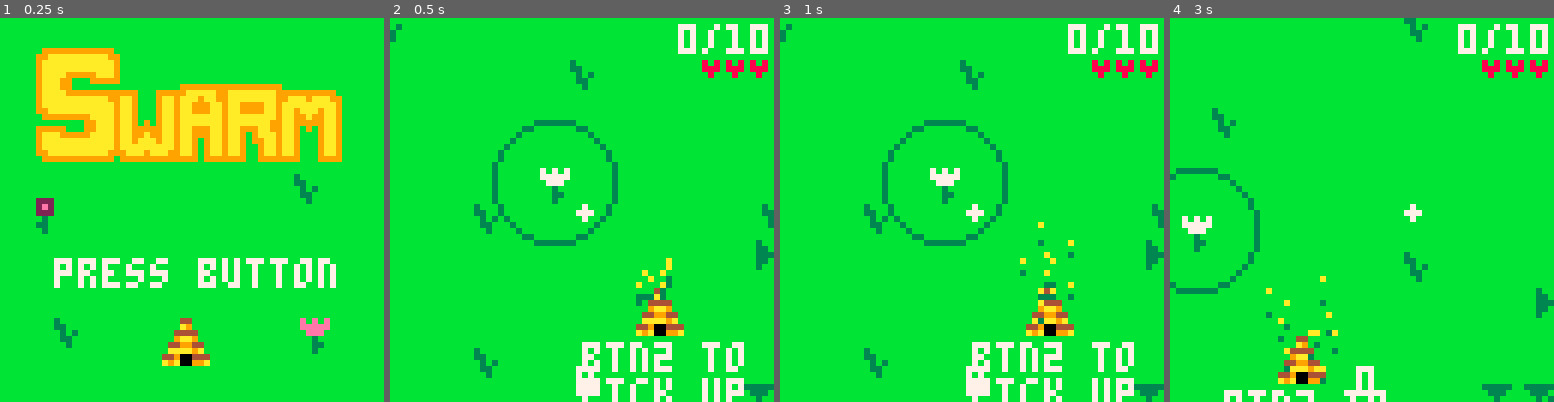
Above: before the commit, frames 1-4 (left to right).
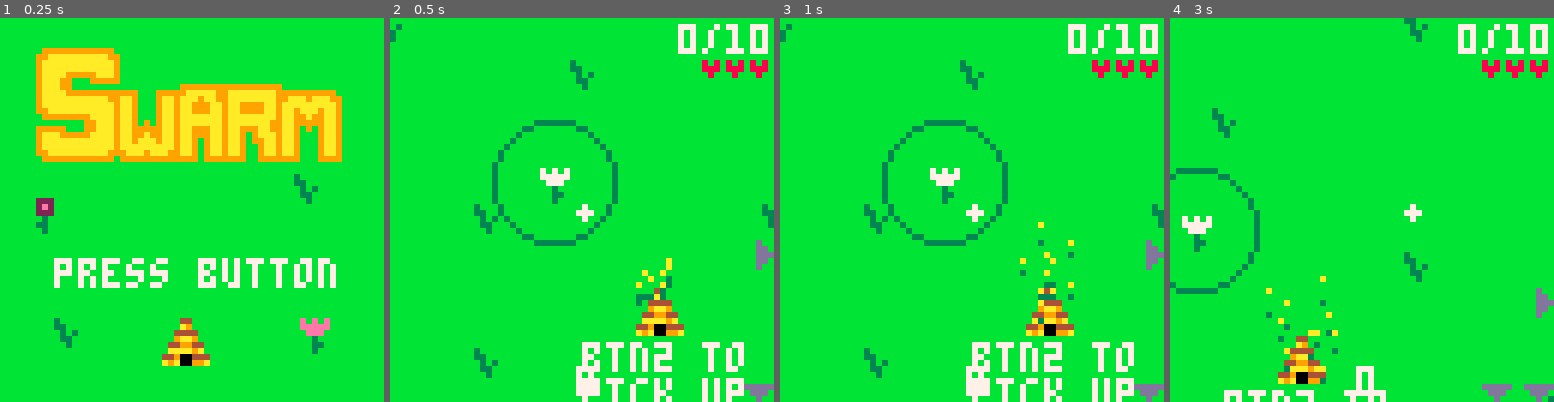
Above: after the commit, the same moments.

Repository: greysonp/swarm
Game: PICO-8 cartridge bees.p8
Two runs of this game, one before a commit and one after it. Both use one fixed random seed, a clock stepped at 60 frames per second and the inputs below.
Inputs:
- Up to frame 1 (0.25 s): no input
- Up to frame 2 (0.5 s): tap X (X key) at 0.33 s
- Up to frame 3 (1 s): tap O (Z key) at 0.7 s
- Up to frame 4 (3 s): tap X (X key) at 1.07, 1.85, 2.97 s; hold Right 1.6-2.1 s; tap O (Z key) every 0.4 s from 1.7 to 2.9 s; hold Up 2.15-2.42 s; hold Right from 2.47 s (still down)

Frame 1 is identical in both runs. In frame 2, 0.4% of the frame differs, in the area x 92-100%, y 57-100%; in frame 3, 0.4%; in frame 4, 0.7%, in the area x 81-100%, y 70-100%.

Commit message:
Changed default arrow color to purple.

Diff:
--- a/bees.p8
+++ b/bees.p8
@@ -1144,11 +1144,11 @@
 00000000000000000000000000000000000000000000000000000000000000000000000000000000000000000000000000000000000000000000000000000000
 00000000000000000000000000000000000000000000000000000000000000000000000000000000000000000000000000000000000000000000000000000000
 00000000000000000000000000000000000000000000000000000000000000000000000000000000000000000000000000000000000000000000000000000000
-00300000300000000030000033333000000000000000000000000000000000000000000000000000000000000000000000000000000000000000000000000000
-03300000330000000333000003330000000000000000000000000000000000000000000000000000000000000000000000000000000000000000000000000000
-33300000333000003333300000300000000000000000000000000000000000000000000000000000000000000000000000000000000000000000000000000000
-03300000330000000000000000000000000000000000000000000000000000000000000000000000000000000000000000000000000000000000000000000000
-00300000300000000000000000000000000000000000000000000000000000000000000000000000000000000000000000000000000000000000000000000000
+00d00000d000000000d00000ddddd000000000000000000000000000000000000000000000000000000000000000000000000000000000000000000000000000
+0dd00000dd0000000ddd00000ddd0000000000000000000000000000000000000000000000000000000000000000000000000000000000000000000000000000
+ddd00000ddd00000ddddd00000d00000000000000000000000000000000000000000000000000000000000000000000000000000000000000000000000000000
+0dd00000dd0000000000000000000000000000000000000000000000000000000000000000000000000000000000000000000000000000000000000000000000
+00d00000d00000000000000000000000000000000000000000000000000000000000000000000000000000000000000000000000000000000000000000000000
 00000000000000000000000000000000000000000000000000000000000000000000000000000000000000000000000000000000000000000000000000000000
 00000000000000000000000000000000000000000000000000000000000000000000000000000000000000000000000000000000000000000000000000000000
 00000000000000000000000000000000000000000000000000000000000000000000000000000000000000000000000000000000000000000000000000000000
Not shown, changed: html/index.html
